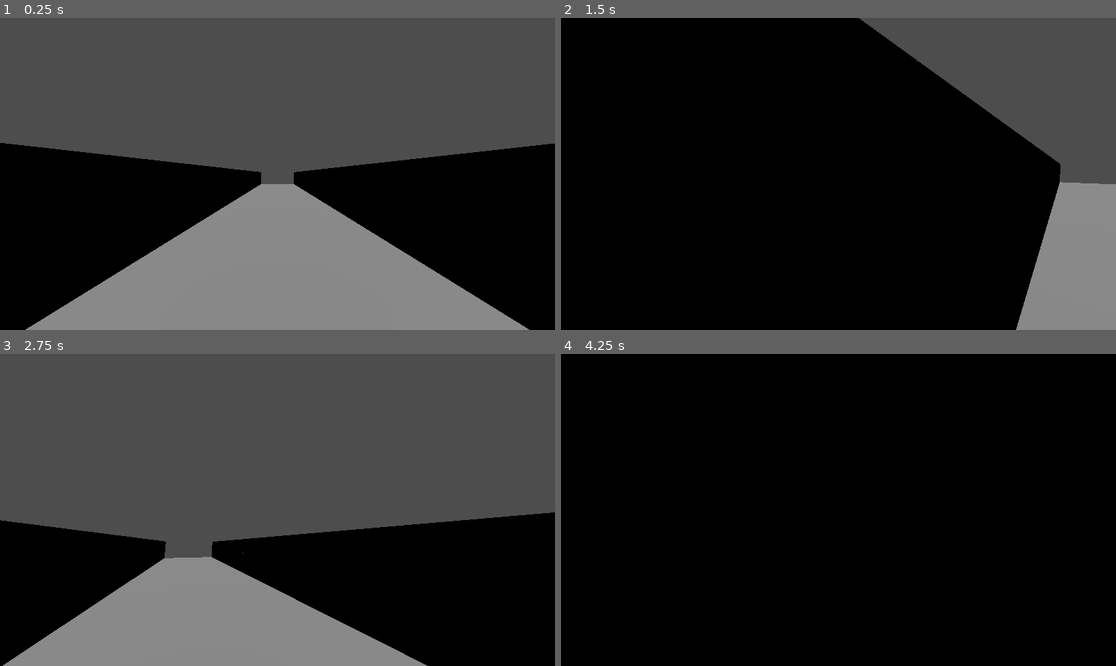
Above: before the commit, frames 1-4 (two rows, left to right).
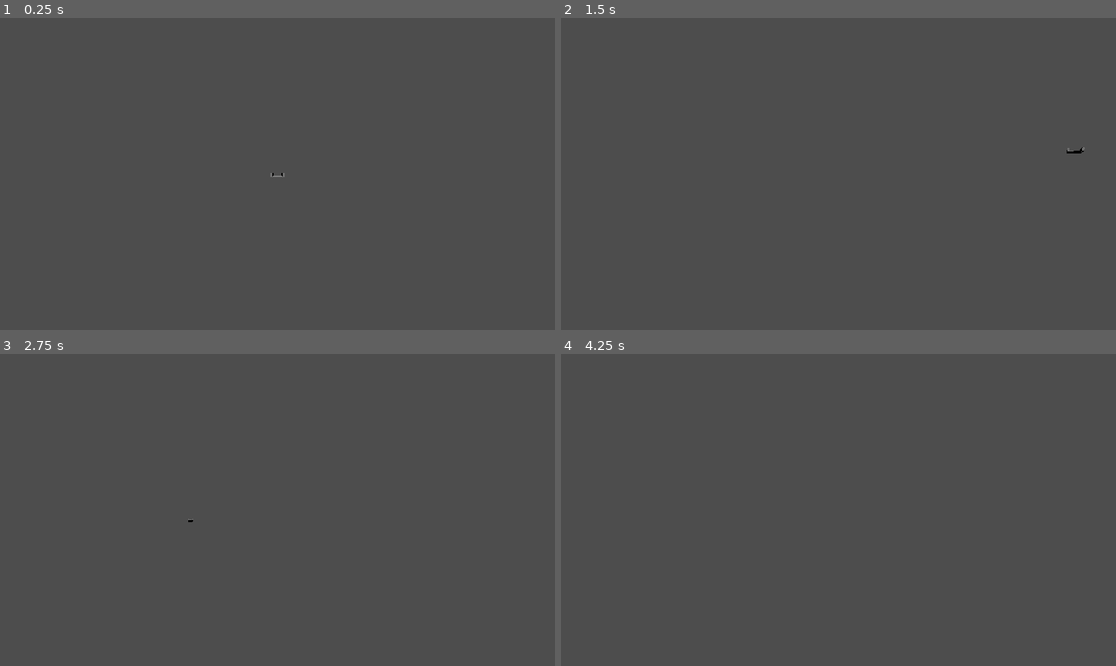
Above: after the commit, the same moments.

Repository: taojouet/its-always-been-there
Game: Godot game, scene res://Scenes/Runner.tscn
Two runs of this game, one before a commit and one after it. Both use one fixed random seed, a clock stepped at 60 frames per second and the inputs below. The project has no main scene, so this scene is started directly.
Inputs (mouse positions are in pixels of both pictures, inside the frame that each line leads up to):
- Up to frame 1 (0.25 s): no input
- Up to frame 2 (1.5 s): tap Enter (ui_accept) at 0.5, 0.77 s; move the mouse to (960, 158) at 0.52 s; hold D (Right) 0.53-1.28 s; click (960, 158) at 0.67 s; move the mouse to (810, 174) at 1.27 s; hold W (Forward) from 1.28 s (still down)
- Up to frame 3 (2.75 s): keep holding W (Forward); tap Enter (ui_accept) at 1.52 s; move the mouse to (288, 503) at 2.02 s
- Up to frame 4 (4.25 s): keep holding W (Forward); move the mouse to (832, 516) at 2.77 s; tap Enter (ui_accept) at 3.02, 3.77 s; move the mouse to (877, 513) at 3.52 s

The runs differ from the first frame. In frame 1, 55% of the frame differs, in the area x 0-100%, y 40-100%; in frame 2, 86%; in frame 3, 43%; in frame 4, 100%, in the area x 0-100%, y 0-100%.
Error in both runs: Invalid access to property or key 'y' on a base object of type 'Nil'. (res://Scripts/Player.gd:34)

Commit message:
Add collision with Playerdetection

Diff:
--- a/Scenes/Runner.gd
+++ b/Scenes/Runner.gd
@@ -17,9 +17,18 @@
 	for i in range(NUM_PLATFORMS):
 		var p = plateform_path.instantiate()
 		add_child(p)
+		p.getPlayerdetection().connect("body_entered", movePlateform)
 		plateforms.append(p)
 		p.translate(Vector3(0, 0, i))
+		if i == round(NUM_PLATFORMS/2):
+			$Player.global_position.x=p.global_position.x
+			$Player.global_position.z=p.global_position.z
 
 # Called every frame. 'delta' is the elapsed time since the previous frame.
 func _process(delta):
 	pass
+
+func movePlateform(body):
+	print("COLLIDE")
+	plateforms[0].translate( Vector3(0,0,len(plateforms) ) )
+	plateforms.append(plateforms.pop_front())
--- /dev/null
+++ b/Scripts/Plateform.gd
@@ -0,0 +1,18 @@
+extends Node3D
+
+
+# Called when the node enters the scene tree for the first time.
+func _ready():
+	pass # Replace with function body.
+
+
+# Called every frame. 'delta' is the elapsed time since the previous frame.
+func _process(delta):
+	pass
+
+func getPlayerdetection():
+	return $Playerdetection
+
+
+func _on_playerdetection_body_entered(body):
+	pass # Replace with function body.
--- a/Scripts/Plateform.tscn
+++ b/Scripts/Plateform.tscn
@@ -1,8 +1,8 @@
-[gd_scene load_steps=6 format=3 uid="uid://b1u6dgs77r762"]
+[gd_scene load_steps=7 format=3 uid="uid://b1u6dgs77r762"]
+
+[ext_resource type="Script" path="res://Scripts/Plateform.gd" id="1_iunwr"]
 
 [sub_resource type="BoxMesh" id="BoxMesh_g5u4e"]
-
-[sub_resource type="BoxShape3D" id="BoxShape3D_4ho11"]
 
 [sub_resource type="BoxMesh" id="BoxMesh_ujvem"]
 
@@ -12,45 +12,53 @@
 [sub_resource type="BoxShape3D" id="BoxShape3D_byl4n"]
 size = Vector3(0.771245, 2.05245, 1.75635)
 
+[sub_resource type="BoxShape3D" id="BoxShape3D_4ho11"]
+size = Vector3(5.02245, 0.229027, 1.76377)
+
 [node name="Plateform" type="Node3D"]
+script = ExtResource("1_iunwr")
 
 [node name="Floor" type="MeshInstance3D" parent="."]
 transform = Transform3D(5.02245, 0, 0, 0, 0.229027, 0, 0, 0, 1.76377, 0, 0.202659, 0)
 mesh = SubResource("BoxMesh_g5u4e")
 
-[node name="Area3D" type="Area3D" parent="Floor"]
-
-[node name="CollisionShape3D" type="CollisionShape3D" parent="Floor/Area3D"]
-shape = SubResource("BoxShape3D_4ho11")
-
-[node name="Walls1" type="MeshInstance3D" parent="."]
+[node name="Walls-L" type="MeshInstance3D" parent="."]
 transform = Transform3D(0.771245, 0, 0, 0, 2.05245, 0, 0, 0, 1.75635, 2.88791, 1.11697, 0)
 mesh = SubResource("BoxMesh_ujvem")
 skeleton = NodePath("../Floor")
 
-[node name="Walls2" type="MeshInstance3D" parent="."]
+[node name="Walls-R" type="MeshInstance3D" parent="."]
 transform = Transform3D(0.796307, 0, 0, 0, 2.04886, 0, 0, 0, 1.75327, -2.89822, 1.1129, 0)
 mesh = SubResource("BoxMesh_ujvem")
 skeleton = NodePath("../Floor")
 
-[node name="StaticBody3D" type="StaticBody3D" parent="."]
+[node name="Floorbody" type="StaticBody3D" parent="."]
 collision_layer = 3
 collision_mask = 3
 
-[node name="CollisionShape3D" type="CollisionShape3D" parent="StaticBody3D"]
+[node name="CollisionShape3D" type="CollisionShape3D" parent="Floorbody"]
 transform = Transform3D(1, 0, 0, 0, 1, 0, 0, 0, 1, 0, 0.202659, 0)
 shape = SubResource("BoxShape3D_d6cqv")
 
-[node name="StaticBody3D2" type="StaticBody3D" parent="."]
+[node name="Wallsbody-L" type="StaticBody3D" parent="."]
 collision_layer = 5
 collision_mask = 5
 
-[node name="CollisionShape3D2" type="CollisionShape3D" parent="StaticBody3D2"]
+[node name="CollisionShape3D2" type="CollisionShape3D" parent="Wallsbody-L"]
 transform = Transform3D(1, 0, 0, 0, 1, 0, 0, 0, 1, 2.88791, 1.11697, 0)
 shape = SubResource("BoxShape3D_byl4n")
 
-[node name="StaticBody3D3" type="StaticBody3D" parent="."]
+[node name="Wallsbody-R" type="StaticBody3D" parent="."]
 
-[node name="CollisionShape3D2" type="CollisionShape3D" parent="StaticBody3D3"]
+[node name="CollisionShape3D2" type="CollisionShape3D" parent="Wallsbody-R"]
 transform = Transform3D(1, 0, 0, 0, 1, 0, 0, 0, 1, -2.89822, 1.1129, 0)
 shape = SubResource("BoxShape3D_byl4n")
+
+[node name="Playerdetection" type="Area3D" parent="."]
+transform = Transform3D(1, 0, 0, 0, 1, 0, 0, 0, 1, 0, 0.202659, 0)
+
+[node name="Playercollision" type="CollisionShape3D" parent="Playerdetection"]
+transform = Transform3D(1, 0, 0, 0, 1, 0, 0, 0, 1, 0, 0.817921, 0)
+shape = SubResource("BoxShape3D_4ho11")
+
+[connection signal="body_entered" from="Playerdetection" to="." method="_on_playerdetection_body_entered"]
